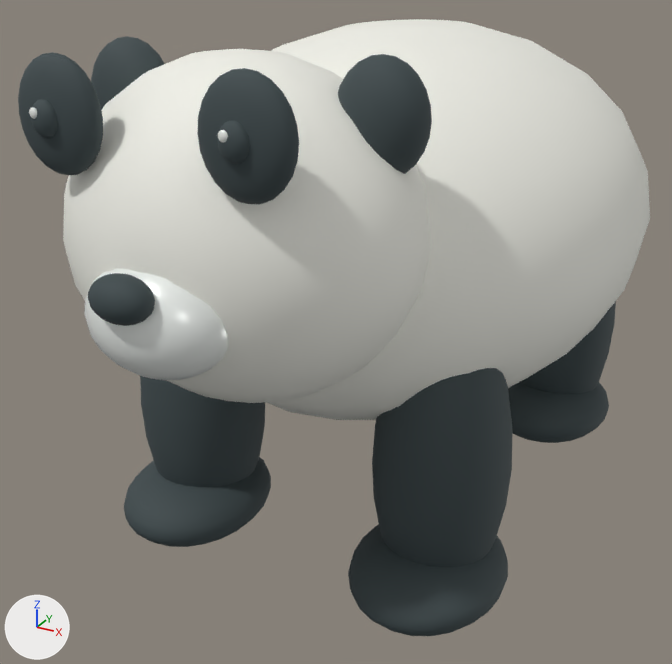
A saved change to the glTF model models/city-panda.glb.
Both versions are drawn from a camera (50 mm lens) standing at (2.11, -4.62, 3.11) and looking at (-0.24, -0.35, 0.98). The lights are fixed; the arrows at lower left show +X, +Y and +Z. The older version comes first. Where no turn or scale is listed for an object, it has been applied to the vertices. Vertices at exactly the same position are counted once.

Objects in the first picture: 'Animal_panda', 'Walk_BR', 'Walk_FL', 'Walk_FR'.
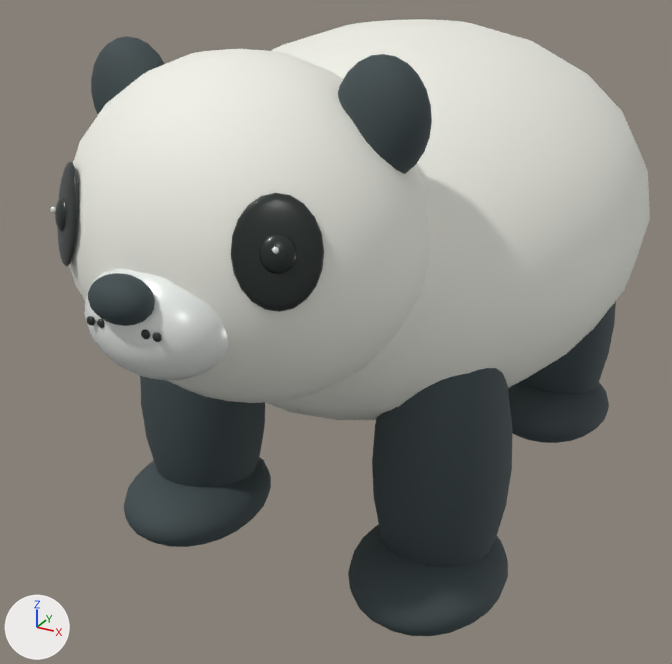
Location of each change, (x1, y1, x2, y2) in pixels of the pictures (672 x 664 px; the box of a moved part takes in the faces that stretch with it):
'Animal_panda', reshaped
    before: (18, 19, 650, 420)
    after: (50, 19, 650, 420)
part 1 of me_sphere_171, moved or reshaped
    before: (29, 107, 37, 119)
    after: (50, 206, 56, 213)
part 2 of me_sphere_171, moved or reshaped
    before: (218, 130, 228, 143)
    after: (272, 247, 279, 254)
part 3 of me_sphere_171, added
    after: (97, 319, 105, 328)
part 4 of me_sphere_171, added
    after: (87, 316, 95, 326)
part 5 of me_sphere_171, added
    after: (141, 329, 150, 339)
part 6 of me_sphere_171, added
    after: (152, 332, 162, 342)
part 7 of me_sphere_171, added
    after: (57, 162, 79, 266)
part 8 of me_sphere_171, added
    after: (55, 197, 66, 232)
part 9 of me_sphere_171, added (black)
    after: (231, 193, 324, 312)
part 10 of me_sphere_171, added (black)
    after: (259, 234, 297, 274)
part 11 of me_sphere_171, deleted
    before: (18, 52, 299, 204)

The change, as a diff of the scene's bpy script:
```diff
--- a/models/city-panda.glb.py
+++ b/models/city-panda.glb.py
@@ mat_gentle_obsidian_eyes @@
+mat_gentle_obsidian_eyes = principled_material('Gentle obsidian eyes')
+mat_gentle_obsidian_eyes.base_color = (0.018, 0.025, 0.023)  # black #242c2a
+mat_gentle_obsidian_eyes.roughness = 0.3
@@ me_sphere_171 @@
 # used by ob_animal_panda; location = (0.0, 0.0, 0.0)
-me_sphere_171.from_pydata(...)  # 3732 vertices, 7404 faces; spans x -1.3..1.3, y -2.42..2.33, z 0.65..2.69
+me_sphere_171.from_pydata(...)  # 4088 vertices, 8108 faces; spans x -1.3..1.3, y -2.42..2.33, z 0.65..2.68
+# me_sphere_171 part 1: the loose piece of 266 vertices spanning x -0.44..-0.4, y -2.23..-2.21, z 2.48..2.52 is moved by (-0.09, 0.12, -0.4)
+# me_sphere_171 part 2: the loose piece of 266 vertices spanning x 0.37..0.41, y -2.23..-2.21, z 2.48..2.52 is moved by (0.1, 0.12, -0.4)
+# me_sphere_171 part 3: a new loose piece, a UV sphere (24 segments, 12 rings, poles along z) spanning x -0.118..-0.082, y -2.347..-2.323, z 1.782..1.818, in mat_gentle_obsidian_eyes (black #242c2a)
+# me_sphere_171 part 4: a new loose piece, a UV sphere (24 segments, 12 rings, poles along z) spanning x -0.168..-0.132, y -2.347..-2.323, z 1.782..1.818, in mat_gentle_obsidian_eyes (black #242c2a)
+# me_sphere_171 part 5: a new loose piece, a UV sphere (24 segments, 12 rings, poles along z) spanning x 0.082..0.118, y -2.347..-2.323, z 1.782..1.818, in mat_gentle_obsidian_eyes (black #242c2a)
+# me_sphere_171 part 6: a new loose piece, a UV sphere (24 segments, 12 rings, poles along z) spanning x 0.132..0.168, y -2.347..-2.323, z 1.782..1.818, in mat_gentle_obsidian_eyes (black #242c2a)
+# me_sphere_171 part 7: a new loose piece of 222 vertices spanning x -0.61..-0.35, y -2.16..-1.96, z 1.88..2.28, in mat_gentle_obsidian_eyes (black #242c2a)
+# me_sphere_171 part 8: a new loose piece of 222 vertices spanning x -0.54..-0.43, y -2.12..-2.03, z 2.01..2.15, in mat_gentle_obsidian_eyes (black #242c2a)
+# me_sphere_171 part 9: a new loose piece of 222 vertices spanning x 0.35..0.61, y -2.16..-1.96, z 1.88..2.28, in mat_gentle_obsidian_eyes (black #242c2a)
+# me_sphere_171 part 10: a new loose piece of 222 vertices spanning x 0.43..0.54, y -2.12..-2.03, z 2.01..2.15, in mat_gentle_obsidian_eyes (black #242c2a)
+# me_sphere_171 part 11: 6 loose pieces with 1596 vertices, spanning x -0.6..0.6, y -2.22..-2.03, z 2.25..2.69, are deleted
 me_sphere_171.materials.append(mat_wildlife_panda)
@@ me_sphere_171 @@
 me_sphere_171.materials.append(mat_transport_pearl)
+me_sphere_171.materials.append(mat_gentle_obsidian_eyes)  # black #242c2a
```
